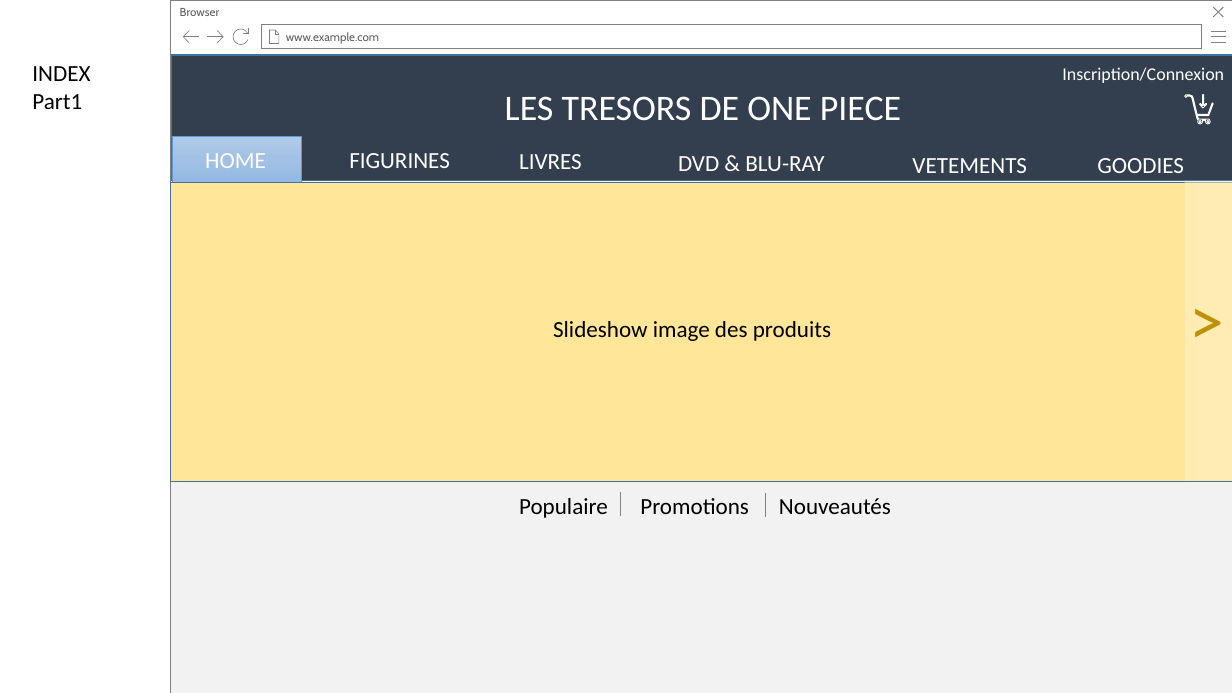
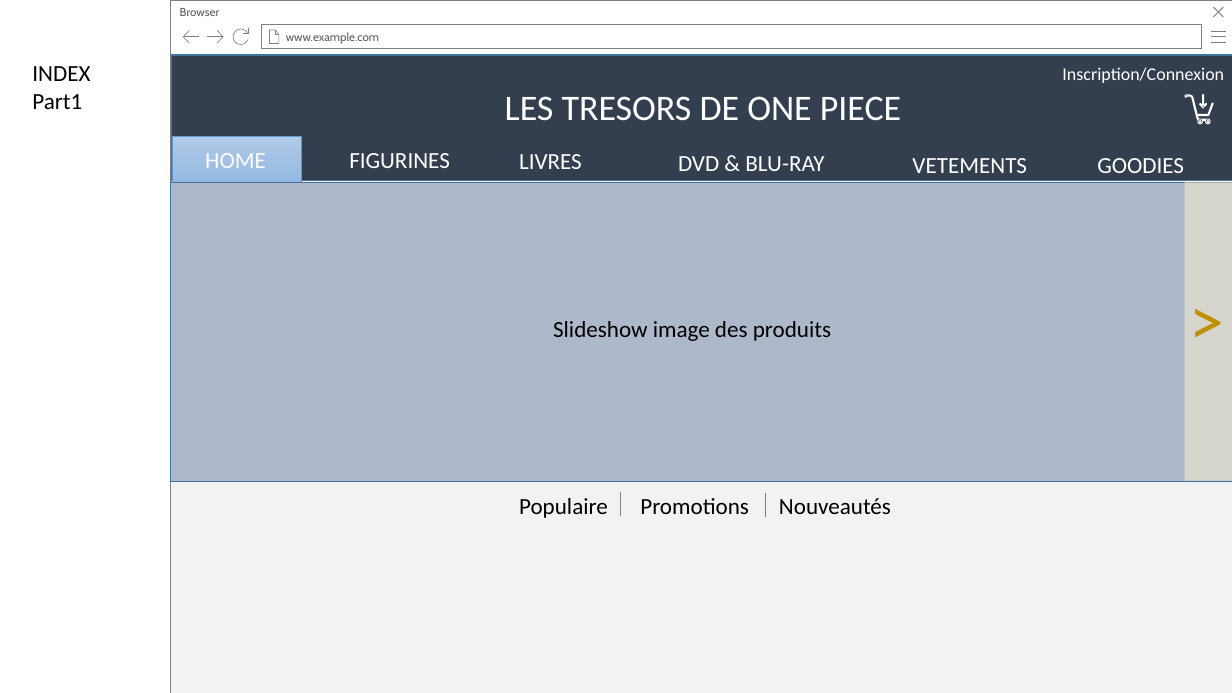
Before and after one commit to gui-lef/Groupe6, a slide deck: slide 1 of ProjetStage/MaquetteProjetStage.pptx. Drawn at 1232x693 pixels with LibreOffice and Linux fonts; fonts in the diff are those of the drawing. Boxes give left, top, right and bottom in pixels: in the first picture for what was removed or moved away, otherwise in the second. Text is boxed around its words. In the diff, an @@ line names an element or a change of style, - is before the commit and + after.

Commit message:
j3

```diff
--- a/ProjetStage/MaquetteProjetStage.pptx
+++ b/ProjetStage/MaquetteProjetStage.pptx
@@ rectangle at (x1=170, y1=183, x2=1232, y2=482): fill #FFE699 to #ADB9CA @@
```
